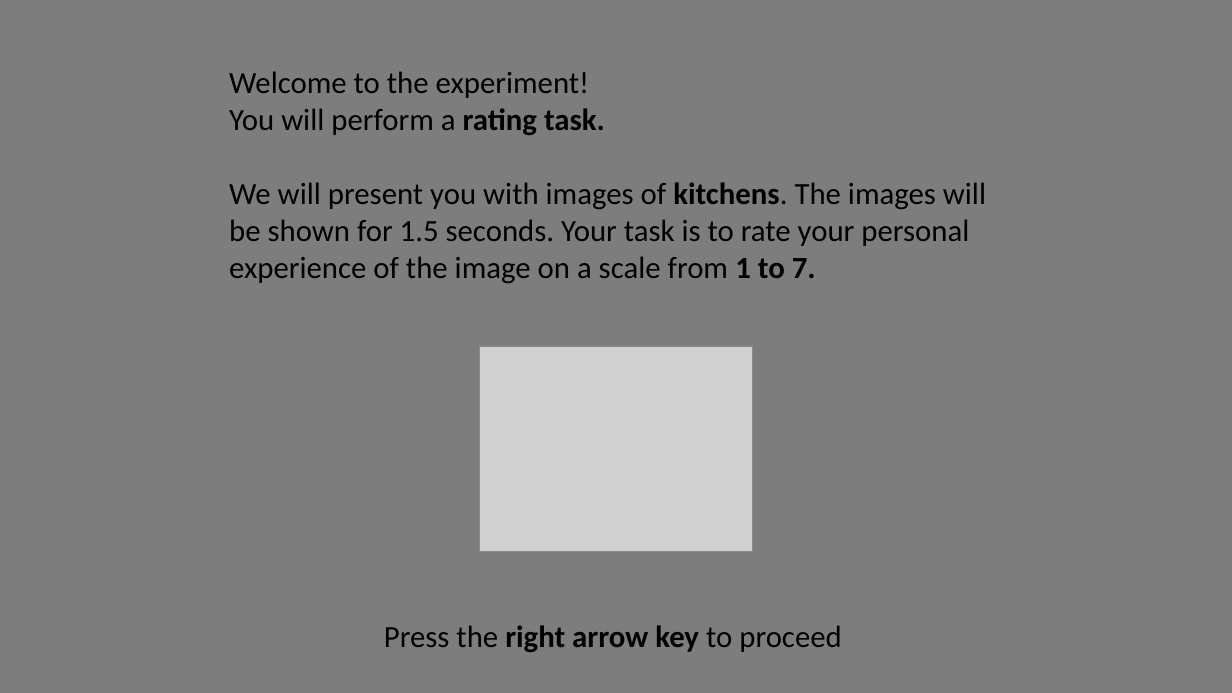
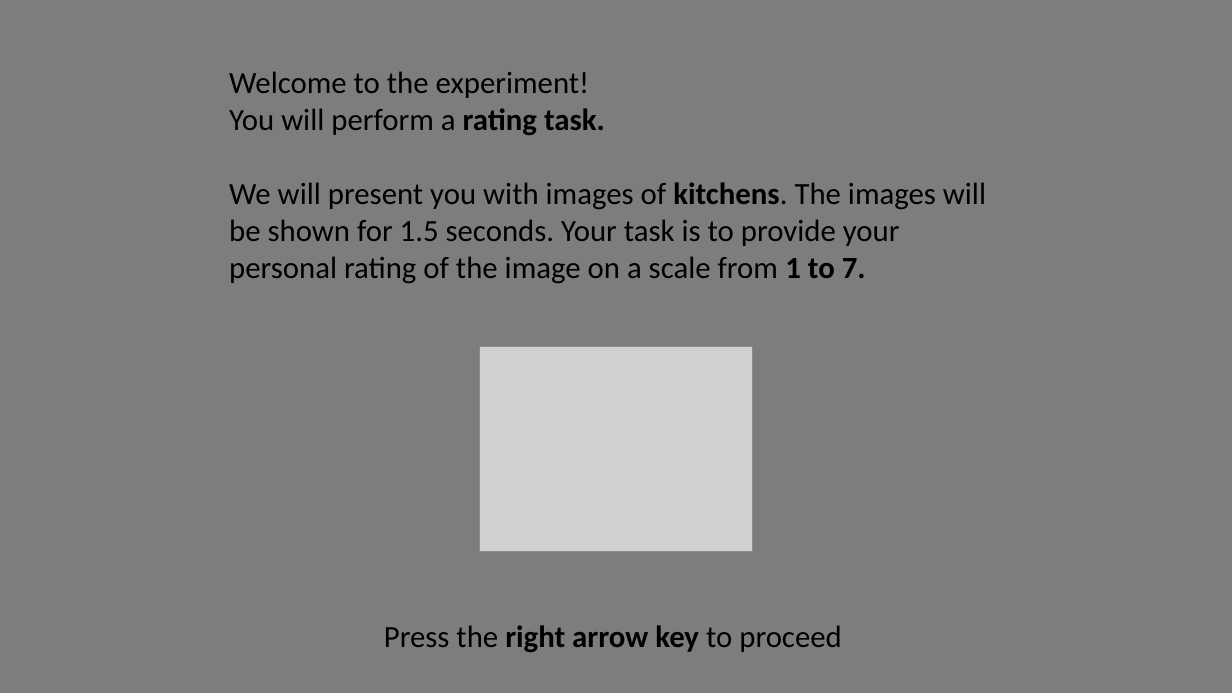
Before and after one commit to michaengeser/pep_wp4, a slide deck: slide 4 of instructions/Instructions.pptx. Drawn at 1232x693 pixels with LibreOffice and Linux fonts; fonts in the diff are those of the drawing; grey boxes stand for pictures. Boxes give left, top, right and bottom in pixels: in the first picture for what was removed or moved away, otherwise in the second. Text is boxed around its words. In the diff, an @@ line names an element or a change of style, - is before the commit and + after.

```diff
--- a/instructions/Instructions.pptx
+++ b/instructions/Instructions.pptx
@@ text at box(229, 182, 986, 283): text changed @@
-We will present you with images of kitchens. The images will be shown for 1.5 seconds. Your task is to rate your personal experience of the image on a scale from 1 to 7.
+We will present you with images of kitchens. The images will be shown for 1.5 seconds. Your task is to provide your personal rating of the image on a scale from 1 to 7.
```
Also in this commit, not shown: 3 other slides changed, 4 other files.
